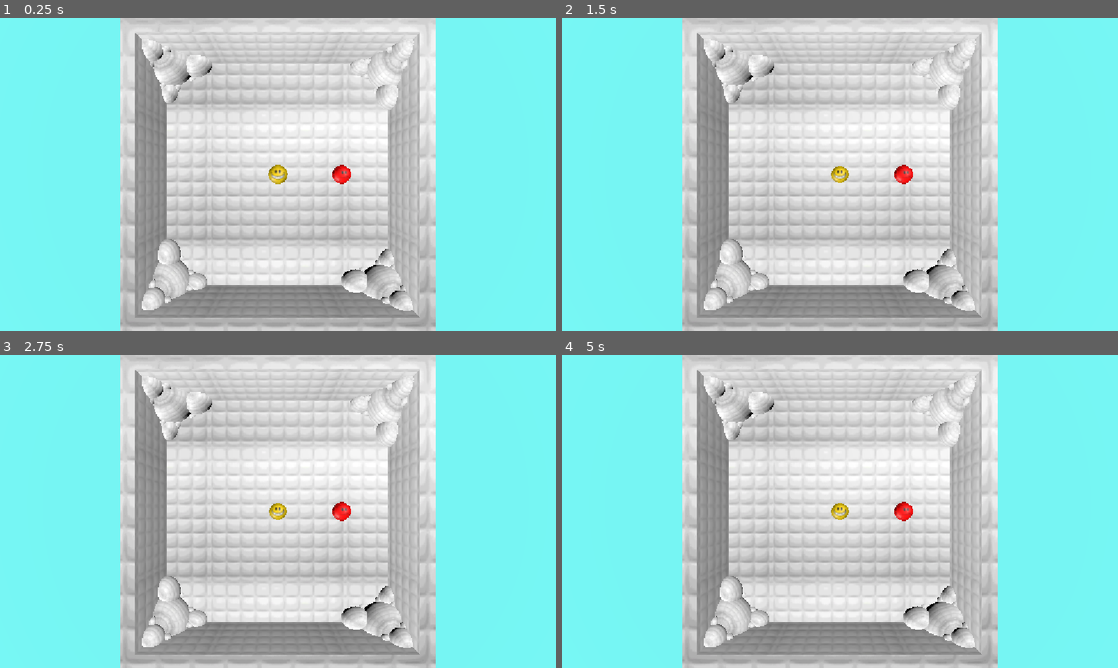
Above: before the commit, frames 1-4 (two rows, left to right).
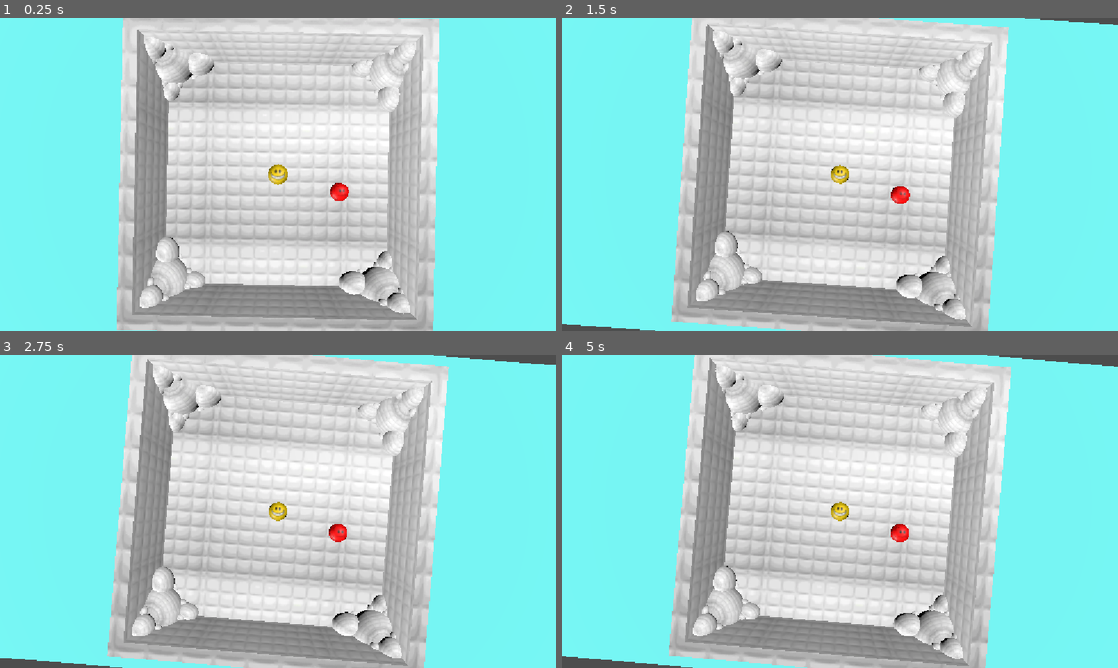
Above: after the commit, the same moments.

Repository: no-apologizes/hc-haven
Game: Godot game, scene res://node_3d.tscn
Same seed, same stepped clock (60 frames per second), same inputs: the game is played once before the commit and once after it. Sound files missing from this copy of the repository are replaced by a short silence.
Inputs (mouse positions are in pixels of both pictures, inside the frame that each line leads up to):
- Up to frame 1 (0.25 s): no input
- Up to frame 2 (1.5 s): tap Enter at 0.5 s; move the mouse to (962, 158) at 0.52 s; hold Enter 0.53-1.25 s; click (962, 158) at 0.67 s; drag from (728, 190) to (812, 237) at 1.27 s
- Up to frame 3 (2.75 s): move the mouse to (333, 442) at 2.02 s; hold Shift from 2.03 s (still down); click (333, 442) at 2.17 s
- Up to frame 4 (5 s): release Shift at 2.75 s; drag from (812, 574) to (673, 464) at 2.77 s; move the mouse to (1006, 558) at 3.52 s; hold Ctrl 3.53-4.25 s; click (1006, 558) at 3.67 s; tap Space at 4.25 s; drag from (673, 464) to (756, 433) at 4.27 s

The runs differ from the first frame. In frame 1, 4.9% of the frame differs, in the area x 21-79%, y 0-100%; in frame 2, 16%; in frame 3, 18%; in frame 4, 19%, in the area x 0-100%, y 0-100%.

Commit message:
Save before spawning

Diff:
--- /dev/null
+++ b/camera_follow.gd
@@ -0,0 +1,45 @@
+extends Camera3D
+
+@export var target: Node3D
+@export var target_offset: Vector3 = Vector3.ZERO
+
+@export_group("Tracking Settings")
+## Lower values make the camera turn slower and feel heavier.
+@export_range(0.1, 10.0) var rotation_speed: float = 1
+## Maximum angle (in degrees) the camera can turn from its starting view.
+@export_range(0.0, 180.0) var max_turn_degrees: float = 5
+## Camera ignores target movement until it exceeds this angle.
+@export_range(0.0, 45.0) var deadzone_degrees: float = 2.0
+
+var _initial_quat: Quaternion
+
+func _ready() -> void:
+	# Save the starting orientation so we know where "center" is
+	_initial_quat = global_transform.basis.get_rotation_quaternion()
+
+func _process(delta: float) -> void:
+	if not target:
+		return
+
+	var target_pos = target.global_position + target_offset
+
+	if global_position.is_equal_approx(target_pos):
+		return
+
+	# 1. Find the ideal rotation to look at verity
+	var look_transform = global_transform.looking_at(target_pos, Vector3.UP)
+	var look_quat = look_transform.basis.get_rotation_quaternion()
+
+	# 2. Check the deadzone (ignore tiny movements near the center)
+	var angle_from_center = rad_to_deg(_initial_quat.angle_to(look_quat))
+	if angle_from_center < deadzone_degrees:
+		look_quat = _initial_quat
+	# 3. Clamp the maximum turn angle so the arena stays framed
+	elif angle_from_center > max_turn_degrees:
+		var t = max_turn_degrees / angle_from_center
+		look_quat = _initial_quat.slerp(look_quat, t)
+
+	# 4. Frame-rate independent smooth interpolation
+	var current_quat = global_transform.basis.get_rotation_quaternion()
+	var weight = 1.0 - exp(-rotation_speed * delta)
+	global_transform.basis = Basis(current_quat.slerp(look_quat, weight))
--- a/character_body_3d.gd
+++ b/character_body_3d.gd
@@ -5,8 +5,8 @@
 @export var friction: float = 6.0
 @export var min_pull_threshold: float = 0.3
 @export var ball_radius: float = 1.55
-@export var bounciness: float = 1 # 1.0 = no speed loss, < 1.0 = loses speed on bounce@export var push_force: float = 2.0
-@export var push_force: float = 80.0
+@export var bounciness: float = 1.0 # 1.0 = no speed loss, < 1.0 = loses speed on bounce
+@export var push_force: float = 150.0
 
 @onready var camera: Camera3D = get_viewport().get_camera_3d()
 @onready var aim_pivot: Node3D = $AimPivot
@@ -14,26 +14,29 @@
 
 var is_dragging: bool = false
 
+
 func _ready() -> void:
 	aim_pivot.visible = false
+
 
 func _input(event: InputEvent) -> void:
 	if event is InputEventMouseButton and event.button_index == MOUSE_BUTTON_LEFT:
 		if event.pressed:
-			# Only allow dragging when the character is nearly stopped
-			if velocity.length() < 0.2:
-				var click_pos = get_mouse_ground_position()
-				# Start drag if clicking near the character
-				if click_pos != Vector3.ZERO and click_pos.distance_to(global_position) < 1.5:
-					is_dragging = true
-					aim_pivot.visible = true
+			# Allow dragging anytime (remove or adjust velocity.length() check here)
+			var click_pos = get_mouse_ground_position()
+			# Start drag if clicking near the character
+			if click_pos != Vector3.ZERO and click_pos.distance_to(global_position) < 1.5:
+				is_dragging = true
+				aim_pivot.visible = true
 		else:
 			if is_dragging:
 				launch()
 
+
 func _process(_delta: float) -> void:
 	if is_dragging:
 		update_aim_arrow()
+
 
 func _physics_process(delta: float) -> void:
 	# Apply gravity if not on floor
@@ -46,78 +49,68 @@
 
 	# Save velocity before moving so we know the incoming speed
 	var pre_move_velocity = velocity
-
 	move_and_slide()
 
-	for i in get_slide_collision_count(): # ':=' means type-infered variable
+	for i in get_slide_collision_count():
 		var collision := get_slide_collision(i)
 		var collider := collision.get_collider()
 		if collider is RigidBody3D:
-			# Push the rigid body away from the character
-			var push_dir = -collision.get_normal()
+			# Push the rigid body away from the character (fixed type & negation)
+			var push_dir: Vector3 = -collision.get_normal()
 			collider.apply_central_impulse(push_dir * push_force)
 
 	# Bounce off wall after move_and_slide() updates collision states
 	if is_on_wall():
 		var normal = get_wall_normal()
 		var bounced = pre_move_velocity.bounce(normal) * bounciness
-		$AudioBounce.play()
+		if has_node("AudioBounce"):
+			$AudioBounce.play()
 		velocity.x = bounced.x
 		velocity.z = bounced.z
 
 	# Spin the veritymodel based on movement speed and direction
 	spin_model(delta)
 
+
 func spin_model(delta: float) -> void:
 	var horizontal_vel := Vector3(velocity.x, 0.0, velocity.z)
 	var speed := horizontal_vel.length()
-
 	# Only spin if the ball is actually moving
 	if speed > 0.01 and ball_radius > 0.0:
-		# Find the axis perpendicular to the movement direction
 		var rotation_axis := Vector3.UP.cross(horizontal_vel.normalized()).normalized()
-		# Calculate rotation angle based on distance traveled (distance / radius)
 		var rotation_angle := (speed * delta) / ball_radius
+		verity_model.global_rotate(rotation_axis, rotation_angle)
 
-		verity_model.global_rotate(rotation_axis, rotation_angle)
 
 func get_mouse_ground_position() -> Vector3:
 	var mouse_pos: Vector2 = get_viewport().get_mouse_position()
 	var ray_origin: Vector3 = camera.project_ray_origin(mouse_pos)
 	var ray_dir: Vector3 = camera.project_ray_normal(mouse_pos)
-
-	# Create an invisible horizontal mathematical plane at the character's Y height
 	var ground_plane := Plane(Vector3.UP, global_position.y)
 	var intersection = ground_plane.intersects_ray(ray_origin, ray_dir)
+	return intersection if intersection != null else Vector3.ZERO
 
-	return intersection if intersection != null else Vector3.ZERO
 
 func update_aim_arrow() -> void:
 	var mouse_world_pos: Vector3 = get_mouse_ground_position()
 	if mouse_world_pos == Vector3.ZERO:
 		return
-
 	var pull_vector: Vector3 = global_position - mouse_world_pos
 	pull_vector.y = 0.0
 	var clamped_vector: Vector3 = pull_vector.limit_length(max_pull_distance)
+	if clamped_vector.length() > 0.05:
+		aim_pivot.look_at(global_position + clamped_vector, Vector3.UP)
+		aim_pivot.scale.z = clamped_vector.length()
 
-	if clamped_vector.length() > 0.05:
-		# Rotate AimPivot to point in the launch direction
-		aim_pivot.look_at(global_position + clamped_vector, Vector3.UP)
-		# Stretch the arrow's Z scale based on pull strength
-		aim_pivot.scale.z = clamped_vector.length()
 
 func launch() -> void:
 	is_dragging = false
 	aim_pivot.visible = false
-
 	var mouse_world_pos: Vector3 = get_mouse_ground_position()
 	if mouse_world_pos == Vector3.ZERO:
 		return
-
 	var pull_vector: Vector3 = global_position - mouse_world_pos
 	pull_vector.y = 0.0
 	var clamped_vector: Vector3 = pull_vector.limit_length(max_pull_distance)
-
 	if clamped_vector.length() >= min_pull_threshold:
 		velocity = clamped_vector * launch_power
--- a/node_3d.tscn
+++ b/node_3d.tscn
@@ -1,9 +1,10 @@
 [gd_scene format=3 uid="uid://cqamwl70biy77"]
 
 [ext_resource type="Script" uid="uid://blhwbtjto6k7q" path="res://character_body_3d.gd" id="1_a202f"]
-[ext_resource type="AudioStream" uid="uid://bcwwp1ehuq1yw" path="res://assets/h.mp3" id="2_jka67"]
+[ext_resource type="AudioStream" uid="uid://bcwwp1ehuq1yw" path="res://assets/Boing.mp3" id="2_jka67"]
 [ext_resource type="PackedScene" uid="uid://cd77pj7eq5gj1" path="res://assets/arenamodel.glb" id="2_noarx"]
 [ext_resource type="PackedScene" uid="uid://3h1k7qrqweqf" path="res://assets/Verity/verity.glb" id="3_jka67"]
+[ext_resource type="Script" uid="uid://qu2cpugug6qe" path="res://camera_follow.gd" id="4_i5arm"]
 [ext_resource type="PackedScene" uid="uid://dxci1skfmey64" path="res://assets/Cruelty/crueltymodel.glb" id="4_r3fl7"]
 
 [sub_resource type="SphereShape3D" id="SphereShape3D_dhlid"]
@@ -21,22 +22,25 @@
 size = Vector3(1.105, 0.335, 1)
 
 [sub_resource type="SphereShape3D" id="SphereShape3D_i5arm"]
-radius = 2.0590253
-
-[sub_resource type="BoxShape3D" id="BoxShape3D_bvq8u"]
-size = Vector3(37.8, 0.5, 40)
+radius = 2.4024615
 
 [sub_resource type="BoxShape3D" id="BoxShape3D_l771n"]
 size = Vector3(1, 8.961121, 41.929085)
 
+[sub_resource type="BoxShape3D" id="BoxShape3D_i5arm"]
+size = Vector3(40, 1, 40)
+
 [sub_resource type="BoxMesh" id="BoxMesh_a0tk4"]
-size = Vector3(31.129738, 1, 1)
+size = Vector3(48.59371, 1, 1)
 
 [sub_resource type="StandardMaterial3D" id="StandardMaterial3D_r3fl7"]
 albedo_color = Color(0.47000003, 1, 0.99116665, 1)
 
 [sub_resource type="SphereShape3D" id="SphereShape3D_noarx"]
-radius = 1.6445813
+radius = 1.5941375
+
+[sub_resource type="BoxShape3D" id="BoxShape3D_bvq8u"]
+size = Vector3(40, 0.5, 40)
 
 [node name="Node3D" type="Node3D" unique_id=50514127]
 
@@ -70,12 +74,15 @@
 draw_pass_1 = SubResource("BoxMesh_r3fl7")
 
 [node name="verity" parent="HeyitsVerity" unique_id=1588858319 instance=ExtResource("3_jka67")]
-
-[node name="Camera3D" type="Camera3D" parent="." unique_id=1558145361]
+transform = Transform3D(1, 0, 0, 0, 1, 0, 0, 0, 1, 0, 1.6663384, 0)
+
+[node name="Camera3D" type="Camera3D" parent="." unique_id=1558145361 node_paths=PackedStringArray("target")]
 transform = Transform3D(1, 0, 0, 0, -4.371139e-08, 1, 0, -1, -4.371139e-08, 0, 40.049583, 0)
 current = true
 fov = 68.4
 near = 0.019
+script = ExtResource("4_i5arm")
+target = NodePath("../HeyitsVerity/verity")
 
 [node name="DirectionalLight3D" type="DirectionalLight3D" parent="Camera3D" unique_id=1499948901]
 transform = Transform3D(0.7834752, 0, -0.621423, -0.621423, -4.371139e-08, -0.7834752, -2.7163262e-08, 1, -3.424679e-08, -10.585426, -16.995634, -5.2171364)
@@ -86,24 +93,44 @@
 [node name="Arena" type="RigidBody3D" parent="." unique_id=227170463]
 freeze = true
 
+[node name="CollisionShape3D8" type="CollisionShape3D" parent="Arena" unique_id=1397092186]
+transform = Transform3D(1, 0, 0, 0, 1, 0, 0, 0, 1, 16.546059, 3.2538652, 17.658878)
+shape = SubResource("SphereShape3D_i5arm")
+debug_color = Color(0.97453934, 0, 0.42948666, 0.41960785)
+
+[node name="CollisionShape3D15" type="CollisionShape3D" parent="Arena" unique_id=160541324]
+transform = Transform3D(1, 0, 0, 0, 1, 0, 0, 0, 1, -17.888592, 1.7338681, 13.159409)
+shape = SubResource("SphereShape3D_i5arm")
+debug_color = Color(0.97453934, 0, 0.42948666, 0.41960785)
+
+[node name="CollisionShape3D11" type="CollisionShape3D" parent="Arena" unique_id=910192827]
+transform = Transform3D(1, 0, 0, 0, 1, 0, 0, 0, 1, 14.471288, 0.25584745, -18.798403)
+shape = SubResource("SphereShape3D_i5arm")
+debug_color = Color(0.97453934, 0, 0.42948666, 0.41960785)
+
 [node name="CollisionShape3D7" type="CollisionShape3D" parent="Arena" unique_id=1669405744]
-transform = Transform3D(1, 0, 0, 0, 1, 0, 0, 0, 1, 12.394544, 1.6269326, 17.987856)
+transform = Transform3D(1, 0, 0, 0, 1, 0, 0, 0, 1, 12.719243, 1.6269326, 17.987856)
+shape = SubResource("SphereShape3D_i5arm")
+debug_color = Color(0.97453934, 0, 0.42948666, 0.41960785)
+
+[node name="CollisionShape3D21" type="CollisionShape3D" parent="Arena" unique_id=392559086]
+transform = Transform3D(1, 0, 0, 0, 1, 0, 0, 0, 1, 16.546059, 3.2538652, 17.658878)
 shape = SubResource("SphereShape3D_i5arm")
 debug_color = Color(0.97453934, 0, 0.42948666, 0.41960785)
 
 [node name="arenamodel" parent="Arena" unique_id=1340289494 instance=ExtResource("2_noarx")]
 transform = Transform3D(1, 0, 0, 0, 1, 0, 0, 0, 1, 0, 0.35, 0)
 
-[node name="CollisionShape3D" type="CollisionShape3D" parent="Arena" unique_id=652453358]
-physics_interpolation_mode = 2
-transform = Transform3D(1, 0, 0, 0, 1, 0, 0, 0, 1, 0, 0, 1.0500641)
-shape = SubResource("BoxShape3D_bvq8u")
-
 [node name="CollisionShape3D2" type="CollisionShape3D" parent="Arena" unique_id=1629158817]
 transform = Transform3D(1, 0, 0, 0, 1, 0, 0, 0, 1, -19.503181, 5.0042725, 0.0082941055)
 shape = SubResource("BoxShape3D_l771n")
 debug_color = Color(0.96738786, 1.347661e-06, 0.47759163, 0.41960785)
 
+[node name="CollisionShape3D20" type="CollisionShape3D" parent="Arena" unique_id=309770767]
+transform = Transform3D(1, 0, 0, 0, 1, 0, 0, 0, 1, 0, -2.457443, 0)
+shape = SubResource("BoxShape3D_i5arm")
+debug_color = Color(0.97453934, 0, 0.42948666, 0.41960785)
+
 [node name="CollisionShape3D3" type="CollisionShape3D" parent="Arena" unique_id=981755116]
 transform = Transform3D(1, 0, 0, 0, 1, 0, 0, 0, 1, 19.369587, 5.0523324, 0.016588211)
 shape = SubResource("BoxShape3D_l771n")
@@ -120,17 +147,52 @@
 debug_color = Color(0.96738786, 1.347661e-06, 0.47759163, 0.41960785)
 
 [node name="CollisionShape3D6" type="CollisionShape3D" parent="Arena" unique_id=262651660]
-transform = Transform3D(1, 0, 0, 0, 1, 0, 0, 0, 1, 18.831085, 1.0468025, 14.526931)
+transform = Transform3D(1, 0, 0, 0, 1, 0, 0, 0, 1, 18.777319, 0.6311097, 14.832637)
 shape = SubResource("SphereShape3D_i5arm")
 debug_color = Color(0.97453934, 0, 0.42948666, 0.41960785)
 
 [node name="CollisionShape3D10" type="CollisionShape3D" parent="Arena" unique_id=1675925179]
-transform = Transform3D(1, 0, 0, 0, 1, 0, 0, 0, 1, 17.118076, 2.2647386, 29.566305)
+transform = Transform3D(1, 0, 0, 0, 1, 0, 0, 0, 1, 19.03199, 1.623276, -13.22564)
+shape = SubResource("SphereShape3D_i5arm")
+debug_color = Color(0.97453934, 0, 0.42948666, 0.41960785)
+
+[node name="CollisionShape3D12" type="CollisionShape3D" parent="Arena" unique_id=68928610]
+transform = Transform3D(1, 0, 0, 0, 1, 0, 0, 0, 1, 16.624182, 4.4145875, -16.069628)
+shape = SubResource("SphereShape3D_i5arm")
+debug_color = Color(0.97453934, 0, 0.42948666, 0.41960785)
+
+[node name="CollisionShape3D13" type="CollisionShape3D" parent="Arena" unique_id=614221269]
+transform = Transform3D(1, 0, 0, 0, 1, 0, 0, 0, 1, -13.39926, 1.8898969, -18.00606)
+shape = SubResource("SphereShape3D_i5arm")
+debug_color = Color(0.97453934, 0, 0.42948666, 0.41960785)
+
+[node name="CollisionShape3D14" type="CollisionShape3D" parent="Arena" unique_id=541241311]
+transform = Transform3D(1, 0, 0, 0, 1, 0, 0, 0, 1, -19.003883, 0.7381501, -14.297394)
+shape = SubResource("SphereShape3D_i5arm")
+debug_color = Color(0.97453934, 0, 0.42948666, 0.41960785)
+
+[node name="CollisionShape3D16" type="CollisionShape3D" parent="Arena" unique_id=384387474]
+transform = Transform3D(1, 0, 0, 0, 1, 0, 0, 0, 1, -14.083448, 0.4118141, 18.907158)
+shape = SubResource("SphereShape3D_i5arm")
+debug_color = Color(0.97453934, 0, 0.42948666, 0.41960785)
+
+[node name="CollisionShape3D17" type="CollisionShape3D" parent="Arena" unique_id=1911839311]
+transform = Transform3D(1, 0, 0, 0, 1, 0, 0, 0, 1, -17.105116, 3.468106, -17.267483)
+shape = SubResource("SphereShape3D_i5arm")
+debug_color = Color(0.97453934, 0, 0.42948666, 0.41960785)
+
+[node name="CollisionShape3D18" type="CollisionShape3D" parent="Arena" unique_id=2080531954]
+transform = Transform3D(1, 0, 0, 0, 1, 0, 0, 0, 1, -17.17413, 3.3457203, 16.819098)
+shape = SubResource("SphereShape3D_i5arm")
+debug_color = Color(0.97453934, 0, 0.42948666, 0.41960785)
+
+[node name="CollisionShape3D9" type="CollisionShape3D" parent="Arena" unique_id=2116834679]
+transform = Transform3D(1, 0, 0, 0, 1, 0, 0, 0, 1, 16.546059, 3.2538652, 17.658878)
 shape = SubResource("SphereShape3D_i5arm")
 debug_color = Color(0.97453934, 0, 0.42948666, 0.41960785)
 
 [node name="Background" type="MeshInstance3D" parent="." unique_id=737550652]
-transform = Transform3D(6.6977434, 0, 0, 0, -2.5039146, 0, 0, 0, 140.87062, 12.550674, -32.56391, 0)
+transform = Transform3D(6.6977434, 0, 0, 0, -2.5039146, 0, 0, 0, 140.87062, -10.992937, -57.64874, 0)
 mesh = SubResource("BoxMesh_a0tk4")
 surface_material_override/0 = SubResource("StandardMaterial3D_r3fl7")
 
@@ -140,10 +202,19 @@
 text = "Hello Test"
 
 [node name="RigidBody3D" type="RigidBody3D" parent="." unique_id=2104995510]
-
-[node name="CollisionShape3D" type="CollisionShape3D" parent="RigidBody3D" unique_id=663190188]
-transform = Transform3D(1, 0, 0, 0, 1, 0, 0, 0, 1, 10.554577, 1.6457957, 0)
+transform = Transform3D(1, 0, 0, 0, 1, 0, 0, 0, 1, 10.144203, 2.4014373, 2.69195)
+
+[node name="CollisionShape3D" type="CollisionShape3D" parent="RigidBody3D" unique_id=928959653]
 shape = SubResource("SphereShape3D_noarx")
 
 [node name="crueltymodel" parent="RigidBody3D" unique_id=1015265255 instance=ExtResource("4_r3fl7")]
-transform = Transform3D(1, 0, 0, 0, 1, 0, 0, 0, 1, 10.554577, 1.6457957, 0)
+
+[node name="Floor" type="RigidBody3D" parent="." unique_id=2103101121]
+transform = Transform3D(1, 0, 0, 0, 1, 0, 0, 0, 1, 10.144203, 2.4014373, 2.69195)
+freeze = true
+
+[node name="CollisionShape3D" type="CollisionShape3D" parent="Floor" unique_id=1382964901]
+physics_interpolation_mode = 2
+transform = Transform3D(1, 0, 0, 0, 1, 0, 0, 0, 1, -10.144203, -2.08146, -1.641886)
+shape = SubResource("BoxShape3D_bvq8u")
+debug_color = Color(0.9662705, 0.08272535, 0.42128402, 0.41960785)
Not shown, added: assets/Boing.mp3.import
Not shown, added: assets/Explosion.mp3.import
Not shown, removed: assets/h.mp3.import
Not shown, added: camera_follow.gd.uid
Not shown, added: assets/Boing.mp3
Not shown, added: assets/Explosion.mp3
